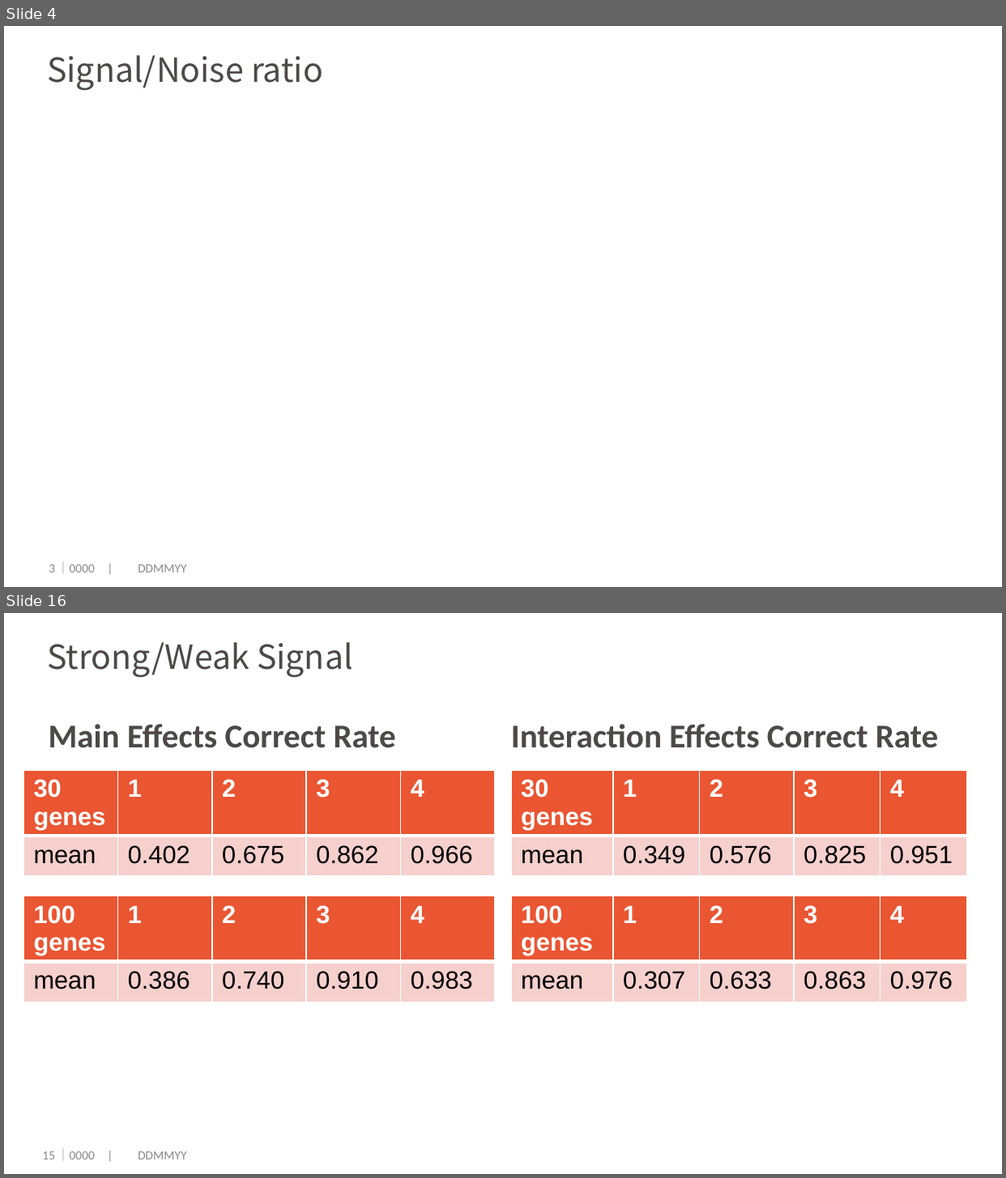
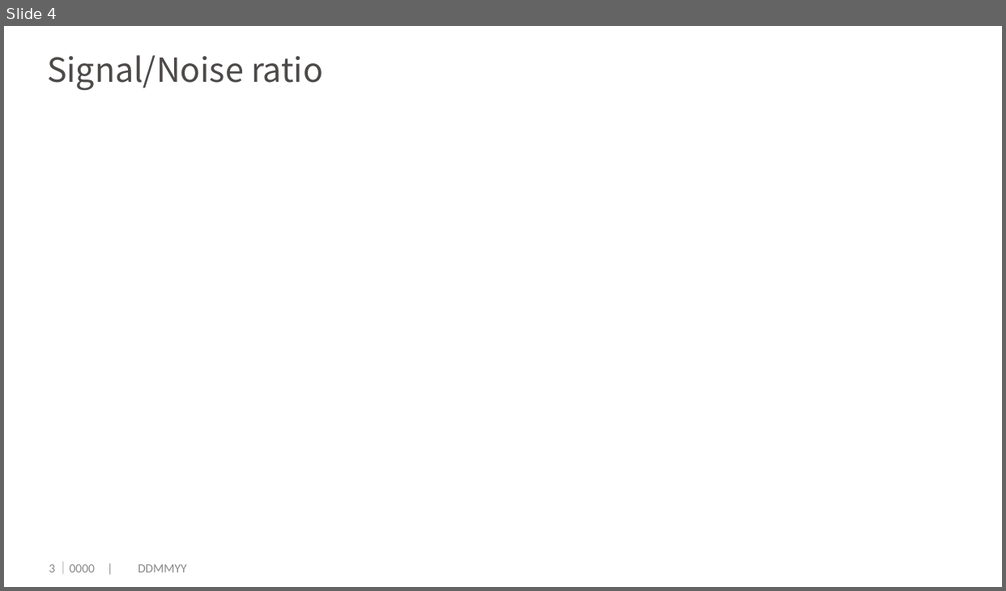
Before and after one commit to dengwx11/GroupLasso, a slide deck: manu & slides/814.pptx. Shown one above the other, each under a label of ours: slides 4 and 16 before the commit, slide 4 after it; the slides between them are not shown. The pictures are 1006x1178 and 1006x591 pixels, drawn with LibreOffice and Linux fonts; fonts in the diff are those of the drawing; grey boxes stand for pictures; background and template pictures are left out. Boxes give left, top, right and bottom in pixels: in the first picture for what was removed or moved away, otherwise in the second. Text is boxed around its words. In the diff, an @@ line names an element or a change of style, - is before the commit and + after.

```diff
--- a/manu & slides/814.pptx
+++ b/manu & slides/814.pptx
@@ slide 16 removed at box(4, 613, 1002, 1174), background #FFFFFF @@
@@ title removed at box(47, 642, 353, 678) @@
-Strong/Weak Signal
@@ text removed at box(49, 724, 396, 748) @@
-Main Effects Correct Rate
@@ text removed at box(511, 724, 938, 748) @@
-Interaction Effects Correct Rate
@@ table removed at box(24, 769, 493, 993), 2 rows, 5 columns @@
-30 genes | 1 | 2 | 3 | 4
-mean | 0.402 | 0.675 | 0.862 | 0.966
@@ table removed at box(511, 769, 967, 927), 2 rows, 5 columns @@
-30 genes | 1 | 2 | 3 | 4
-mean | 0.349 | 0.576 | 0.825 | 0.951
@@ table removed at box(24, 896, 493, 1006), 2 rows, 5 columns @@
-100 genes | 1 | 2 | 3 | 4
-mean | 0.386 | 0.740 | 0.910 | 0.983
@@ table removed at box(511, 896, 967, 1006), 2 rows, 5 columns @@
-100 genes | 1 | 2 | 3 | 4
-mean | 0.307 | 0.633 | 0.863 | 0.976
@@ page number removed at box(42, 1152, 55, 1160) @@
-15
@@ text removed at box(57, 1149, 186, 1161) @@
-｜0000 | DDMMYY
```
Also in this commit, not shown: 4 slides changed, 13 slides added, 11 other slides removed, 9 other files.
